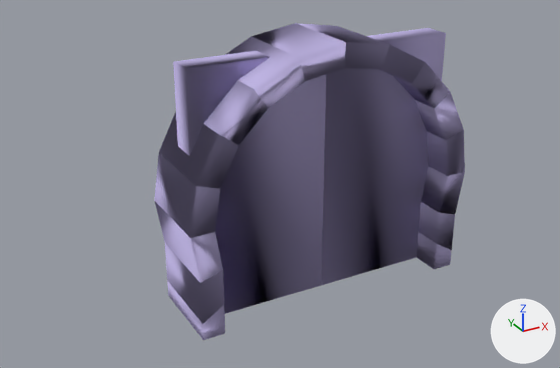
The Blender file modelsrc/editor/prop_testchamber_door/p2_door.blend, before and after one commit.
Both versions are drawn from a camera (50 mm lens) standing at (-156.0, -252.0, 175.0) and looking at (-15.0, 3.0, 48.0). Arrows for +X, +Y and +Z are at lower right; the lights stay in place.

Names of what the first picture shows: 'portal_door_combined_physics'.
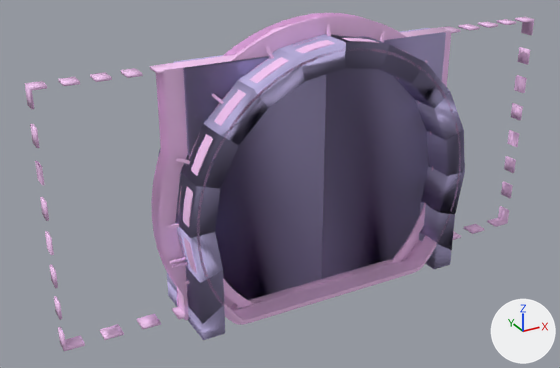
Commit message: Make "open" P2 door editor model a dashed line

The change, as a list of edits to the scene's bpy script:
```text
Change me_portal_door_combined_model:
    used by ob_portal_door_combined_model
    remove me_portal_door_combined_model.from_pydata(...)  # 3294 vertices, 5601 faces; spans x -110.0..110.0, y -18.0..18.0, z 0.0..116.0
    add me_portal_door_combined_model.from_pydata(...)  # 3247 vertices, 5442 faces; spans x -70.0..70.0, y -18.0..18.0, z 0.0..116.0
    me_portal_door_combined_model part 1
    47 vertices are removed from x -110.0..110.0, y -4.0..4.0, z 2.0..104.0
    204 faces are deleted
    45 new faces join them
Add me_portal_door_combined_model_002:
    me_portal_door_combined_model_002.from_pydata(...)  # 128 vertices, 93 faces; spans x -110.4..-57.4, y -3.9..3.9, z 2.1..103.6
    me_portal_door_combined_model_002.materials.append(mat_portal_door_02)  # its picture is missing
Change ob_portal_door_combined_model:
    remove ob_portal_door_combined_model.hide_viewport = True
Add ob_sides_dash:
    ob_sides_dash = bpy.data.objects.new('sides_dash', me_portal_door_combined_model_002)
    ob_sides_dash.location = (0.0, 0.0, 0.0)
    _m = ob_sides_dash.modifiers.new('Mirror', 'MIRROR')
```

Where the change shows, as pixel boxes [x1, y1, x2, y2] in the pictures (560 x 368 px):
'portal_door_combined_model', shown (pink): after [151, 13, 461, 325]
'sides_dash', added (pink): after [24, 17, 534, 351]
part 1 of me_portal_door_combined_model, cut back (pink): after [151, 200, 179, 242]
